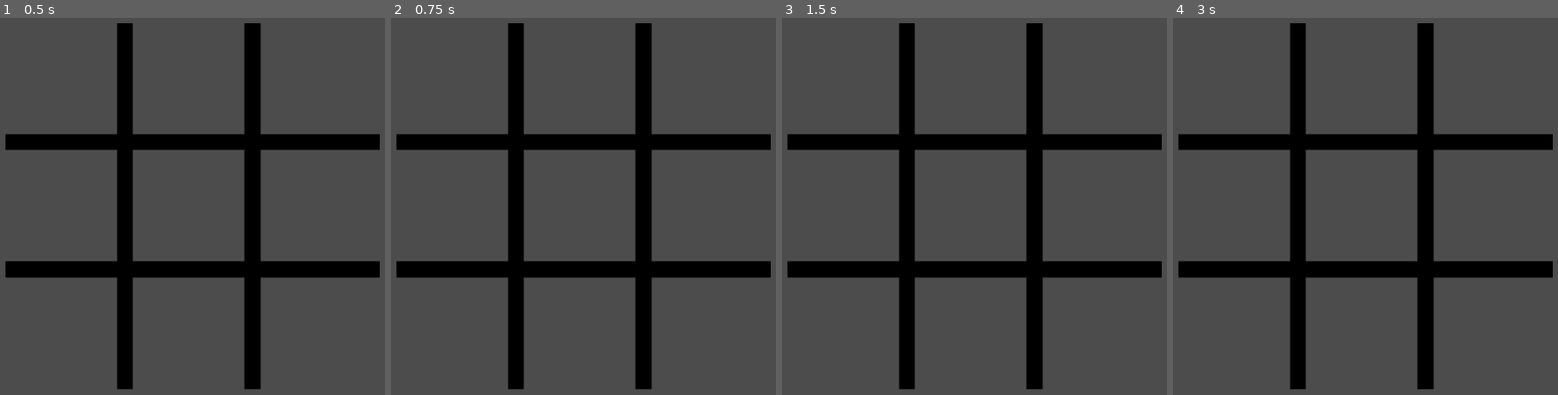
Above: before the commit, frames 1-4 (left to right).
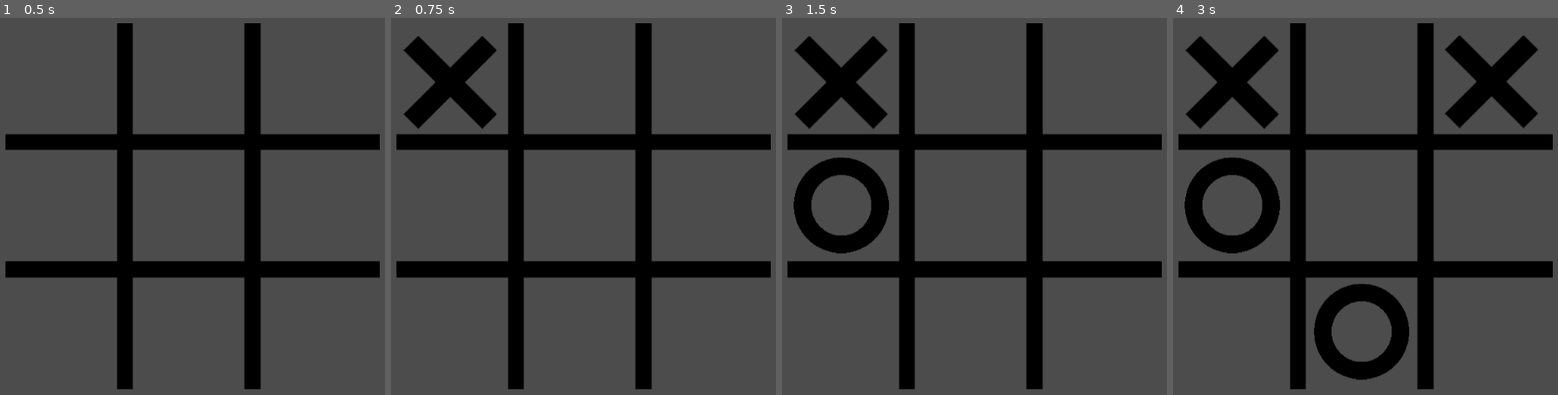
Above: after the commit, the same moments.

Repository: jdorres/espjogos2022-tic-tac-toe
Game: Godot game, scene res://Scenes/GameManager.tscn
Same seed, same stepped clock (60 frames per second), same inputs: the game is played once before the commit and once after it. Before the commit the project starts from res://Scenes/Main.tscn.
Inputs (mouse positions are in pixels of both pictures, inside the frame that each line leads up to):
- Up to frame 1 (0.5 s): no input
- Up to frame 2 (0.75 s): tap Enter at 0.5 s; move the mouse to (448, 82) at 0.52 s; click (448, 82) at 0.67 s
- Up to frame 3 (1.5 s): tap Space at 1.25 s; move the mouse to (862, 225) at 1.27 s; click (862, 225) at 1.42 s
- Up to frame 4 (3 s): tap Enter at 2 s; move the mouse to (1465, 116) at 2.02 s; click (1465, 116) at 2.17 s; tap Space at 2.75 s; move the mouse to (1357, 285) at 2.77 s; click (1357, 285) at 2.92 s

Frame 1 is identical in both runs. In frame 2, 2.9% of the frame differs, in the area x 3-28%, y 4-30%; in frame 3, 5.9%; in frame 4, 12%, in the area x 2-95%, y 4-97%.

Commit message:
Started making the ia play

Diff:
--- /dev/null
+++ b/Scenes/GameManager.tscn
@@ -0,0 +1,66 @@
+[gd_scene load_steps=8 format=2]
+
+[ext_resource path="res://Scripts/PlayerIA.gd" type="Script" id=1]
+[ext_resource path="res://Scripts/BoardPiece.gd" type="Script" id=2]
+[ext_resource path="res://Sprites/board.png" type="Texture" id=3]
+[ext_resource path="res://Sprites/cross.png" type="Texture" id=4]
+[ext_resource path="res://Sprites/circle.png" type="Texture" id=5]
+[ext_resource path="res://Scenes/BoardPiece.tscn" type="PackedScene" id=6]
+[ext_resource path="res://Scripts/BoardManager.gd" type="Script" id=7]
+
+[node name="GameManager" type="Node2D"]
+
+[node name="BoardManager" type="Node2D" parent="."]
+script = ExtResource( 7 )
+
+[node name="0-0" parent="BoardManager" instance=ExtResource( 6 )]
+position = Vector2( 274, 119 )
+script = ExtResource( 2 )
+player_textures = [ null, ExtResource( 4 ), ExtResource( 5 ) ]
+
+[node name="0-1" parent="BoardManager" instance=ExtResource( 6 )]
+position = Vector2( 467, 116 )
+script = ExtResource( 2 )
+player_textures = [ null, ExtResource( 4 ), ExtResource( 5 ) ]
+
+[node name="0-2" parent="BoardManager" instance=ExtResource( 6 )]
+position = Vector2( 655, 118 )
+script = ExtResource( 2 )
+player_textures = [ null, ExtResource( 4 ), ExtResource( 5 ) ]
+
+[node name="1-0" parent="BoardManager" instance=ExtResource( 6 )]
+position = Vector2( 274, 300 )
+script = ExtResource( 2 )
+player_textures = [ null, ExtResource( 4 ), ExtResource( 5 ) ]
+
+[node name="1-1" parent="BoardManager" instance=ExtResource( 6 )]
+position = Vector2( 463, 300 )
+script = ExtResource( 2 )
+player_textures = [ null, ExtResource( 4 ), ExtResource( 5 ) ]
+
+[node name="1-2" parent="BoardManager" instance=ExtResource( 6 )]
+position = Vector2( 656, 300 )
+script = ExtResource( 2 )
+player_textures = [ null, ExtResource( 4 ), ExtResource( 5 ) ]
+
+[node name="2-0" parent="BoardManager" instance=ExtResource( 6 )]
+position = Vector2( 275, 487 )
+script = ExtResource( 2 )
+player_textures = [ null, ExtResource( 4 ), ExtResource( 5 ) ]
+
+[node name="2-1" parent="BoardManager" instance=ExtResource( 6 )]
+position = Vector2( 464, 486 )
+script = ExtResource( 2 )
+player_textures = [ null, ExtResource( 4 ), ExtResource( 5 ) ]
+
+[node name="2-2" parent="BoardManager" instance=ExtResource( 6 )]
+position = Vector2( 653, 488 )
+script = ExtResource( 2 )
+player_textures = [ null, ExtResource( 4 ), ExtResource( 5 ) ]
+
+[node name="Board" type="Sprite" parent="BoardManager"]
+position = Vector2( 470, 301 )
+texture = ExtResource( 3 )
+
+[node name="PlayerIA" type="Node2D" parent="BoardManager"]
+script = ExtResource( 1 )
--- a/Scenes/Main.tscn
+++ /dev/null
@@ -1,23 +0,0 @@
-[gd_scene load_steps=6 format=2]
-
-[ext_resource path="res://Scenes/BoardPiece.tscn" type="PackedScene" id=1]
-[ext_resource path="res://Sprites/board.png" type="Texture" id=2]
-[ext_resource path="res://Scripts/BoardManager.gd" type="Script" id=3]
-[ext_resource path="res://Scripts/BoardPiece.gd" type="Script" id=4]
-[ext_resource path="res://Scripts/PlayerIA.gd" type="Script" id=5]
-
-[node name="Main" type="Node2D"]
-
-[node name="Board" type="Node2D" parent="."]
-script = ExtResource( 3 )
-
-[node name="0-0" parent="Board" instance=ExtResource( 1 )]
-position = Vector2( 274, 119 )
-script = ExtResource( 4 )
-
-[node name="Board" type="Sprite" parent="Board"]
-position = Vector2( 470, 301 )
-texture = ExtResource( 2 )
-
-[node name="PlayerIA" type="Node2D" parent="."]
-script = ExtResource( 5 )
--- a/Scripts/BoardManager.gd
+++ b/Scripts/BoardManager.gd
@@ -1,47 +1,63 @@
 extends Node2D
 
-export var board_size_lines = 1
-export var board_size_columns = 1
+export var board_size_lines = 3
+export var board_size_columns = 3
 
-var board_nodes;
-var current_player;
-var game_ended;
-
+var board_nodes
+var current_player
+var game_ended
+var player_ia
 
 #NEW
 #var ai_player_node
 
+#ao iniciar: carrega o jogo
 func _ready():
-	print("ready")
-
-	#TODO: popula matriz
+	player_ia = get_node("PlayerIA")
+	#preenche as posições
 	board_nodes = []
 	for line in range(board_size_lines):
 		board_nodes.append([])
 		for column in range(board_size_columns):
-			print("%d-%d" % [line,column])
 			var node = get_node("%d-%d" % [line,column])
 			node.set_board(self, line, column)
 			board_nodes[line].append(node)
-
-	print(board_nodes)
 	reset_game()
 
 func reset_game():
-	print("reset_game")
 	current_player = 1
 	game_ended = false
-	#TODO: a entender
+	#zera as marcações nas peças
+	for line in range(board_size_lines):
+		for column in range(board_size_columns):
+			board_nodes[line][column].set_player(0);
 
-func node_clicked():
+func node_clicked(line, column, field_value):
 	print("node_clicked")
+
 	#TODO: verificar se o jogo terminou
-	#TODO: verifica se a casa já não está ocupada
+	#check_winner()
+
+	#verifica se a casa já não está ocupada
+	if(field_value != 0):
+		print("Este campo já foi selecionado. Tente outro.")
+		return
+	make_move(line, column, current_player)
+
+func make_move(line, column, player):
+	board_nodes[line][column].set_player(player)
+	if(current_player == 1):
+		current_player = 2
+		ia_plays()
+	else:
+		current_player = 1
+
+func ia_plays():
+	print('ia plays')
 	pass
 
-func make_move(line, column, player):
-	print("make_move", line, column, player)
 
+#check winner
 func check_winner():
 	print("check_winner")
 
--- a/Scripts/BoardPiece.gd
+++ b/Scripts/BoardPiece.gd
@@ -9,20 +9,23 @@
 var pos_column
 
 func _ready():
-	print('ready')
+	sprite = get_node("Sprite");
+	set_player(0)
 
 func _input_event(viewport, event, shape_idx):
 	if event is InputEventMouseButton and event.button_index == BUTTON_LEFT and event.pressed:
-		print('clicked', player_marked, pos_line, pos_column)
+		print(player_marked)
+		board.node_clicked(pos_line, pos_column, player_marked)
 
 func get_player():
 	print('get_player')
 
-func set_player():
-	print('set_player')
+func set_player(player):
+	player_marked = player
+	sprite.texture = player_textures[player]
+	print(sprite.texture, player_textures[player])
 
 func set_board(board, line, column):
-	print('set_board')
 	self.board = board
 	pos_line = line
 	pos_column = column
--- a/Scripts/PlayerIA.gd
+++ b/Scripts/PlayerIA.gd
@@ -13,8 +13,11 @@
 	#
 	pass;
 
-func play_first_free_position():
-	pass
+func play_first_free_position(board_nodes, board_size_lines, board_size_columns):
+	for line in range(board_size_lines):
+		for column in range(board_size_columns):
+			if(board_nodes[line][column].get_player()):
+				return board_nodes[line][column];
 
 func play_random_position():
 	pass
--- a/project.godot
+++ b/project.godot
@@ -11,7 +11,7 @@
 [application]
 
 config/name="espjogos2022-tic-tac-toe"
-run/main_scene="res://Scenes/Main.tscn"
+run/main_scene="res://Scenes/GameManager.tscn"
 config/icon="res://icon.png"
 
 [gui]
